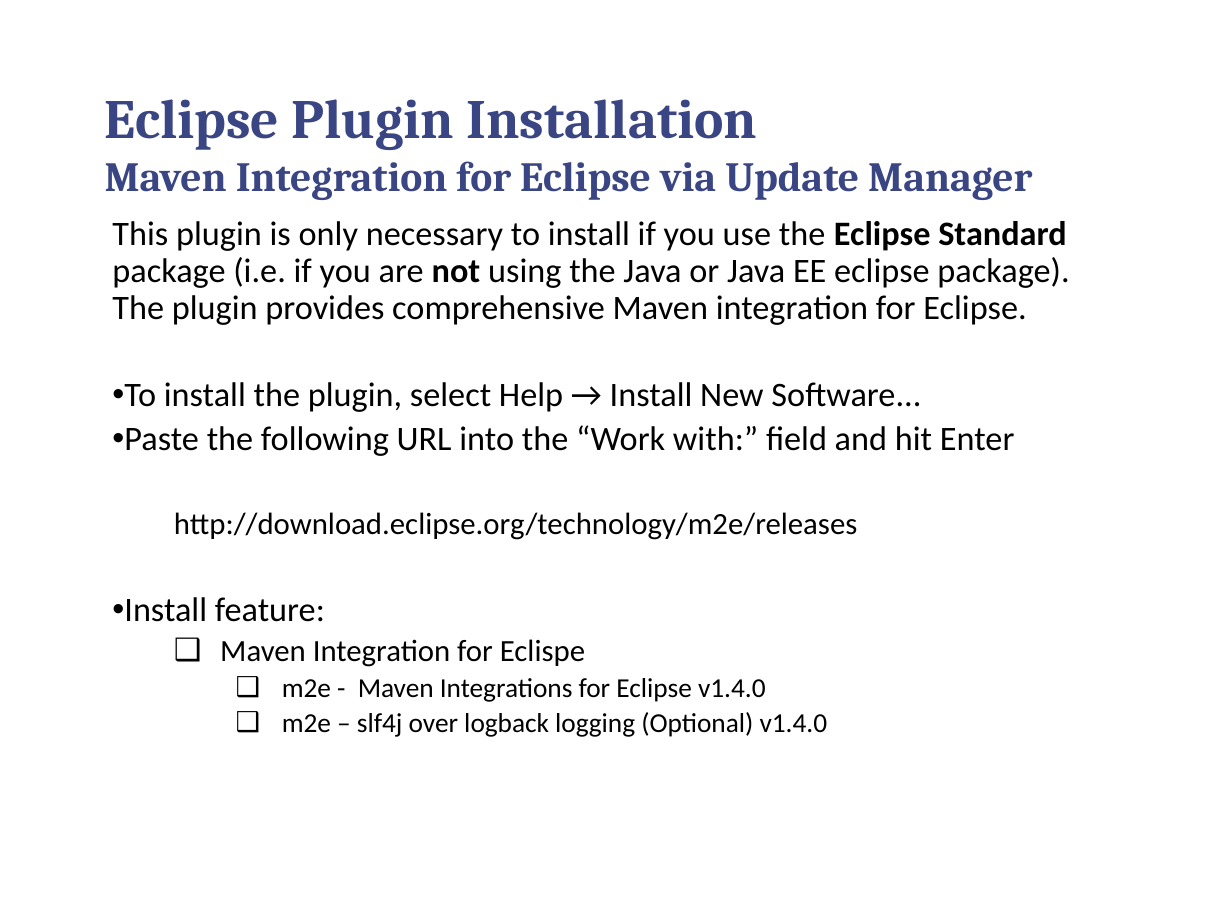
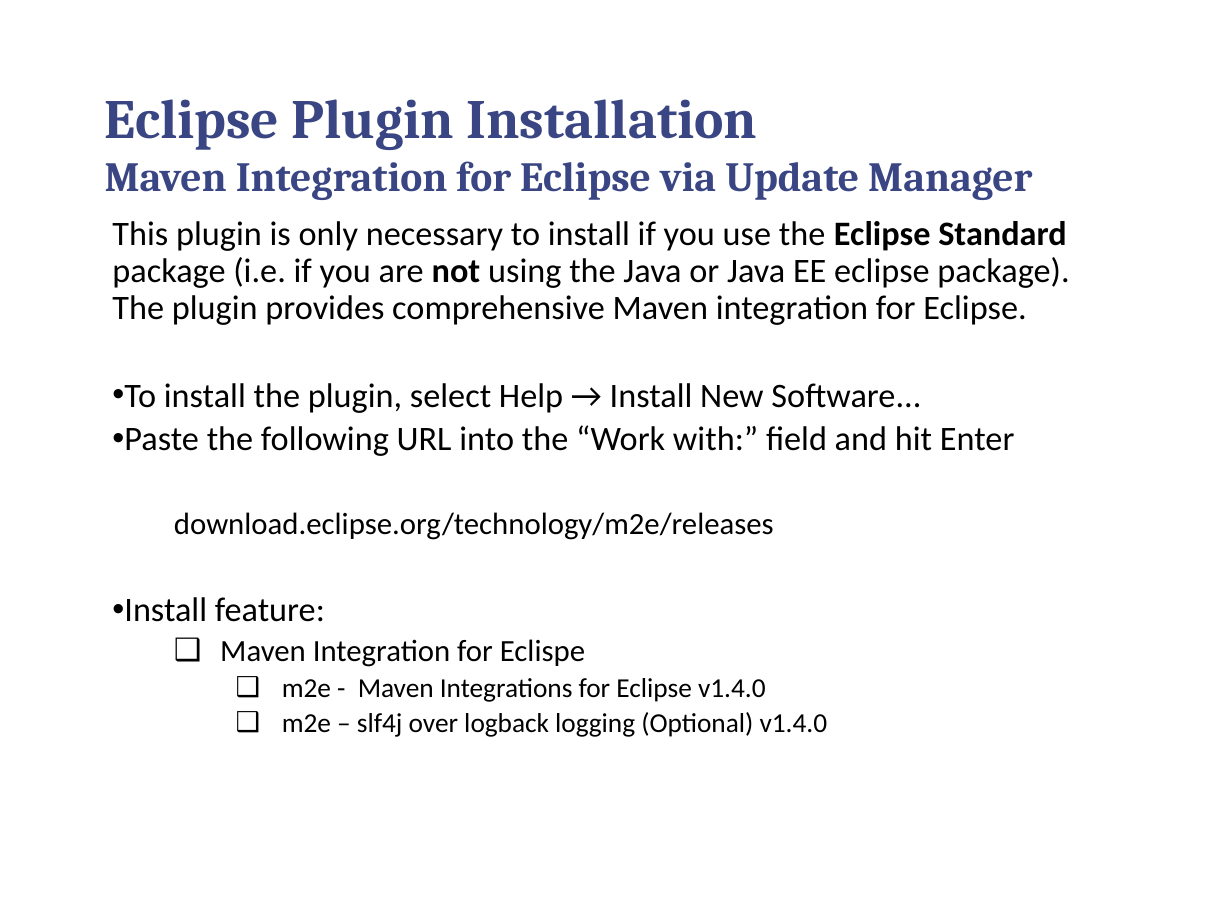
Before and after one commit to callistaenterprise/groovy-tdd-cadec, a slide deck: slide 10 of docs/groovy-tdd-installation.pptx. Drawn at 1232x924 pixels with LibreOffice and Linux fonts; fonts in the diff are those of the drawing; background and template pictures are left out. Boxes give left, top, right and bottom in pixels: in the first picture for what was removed or moved away, otherwise in the second. Text is boxed around its words. In the diff, an @@ line names an element or a change of style, - is before the commit and + after.

```diff
--- a/docs/groovy-tdd-installation.pptx
+++ b/docs/groovy-tdd-installation.pptx
@@ text at (174, 512, 774, 540): text changed @@
-  http://download.eclipse.org/technology/m2e/releases
+  download.eclipse.org/technology/m2e/releases
```
Also in this commit, not shown: 4 other slides changed, 6 other files.
